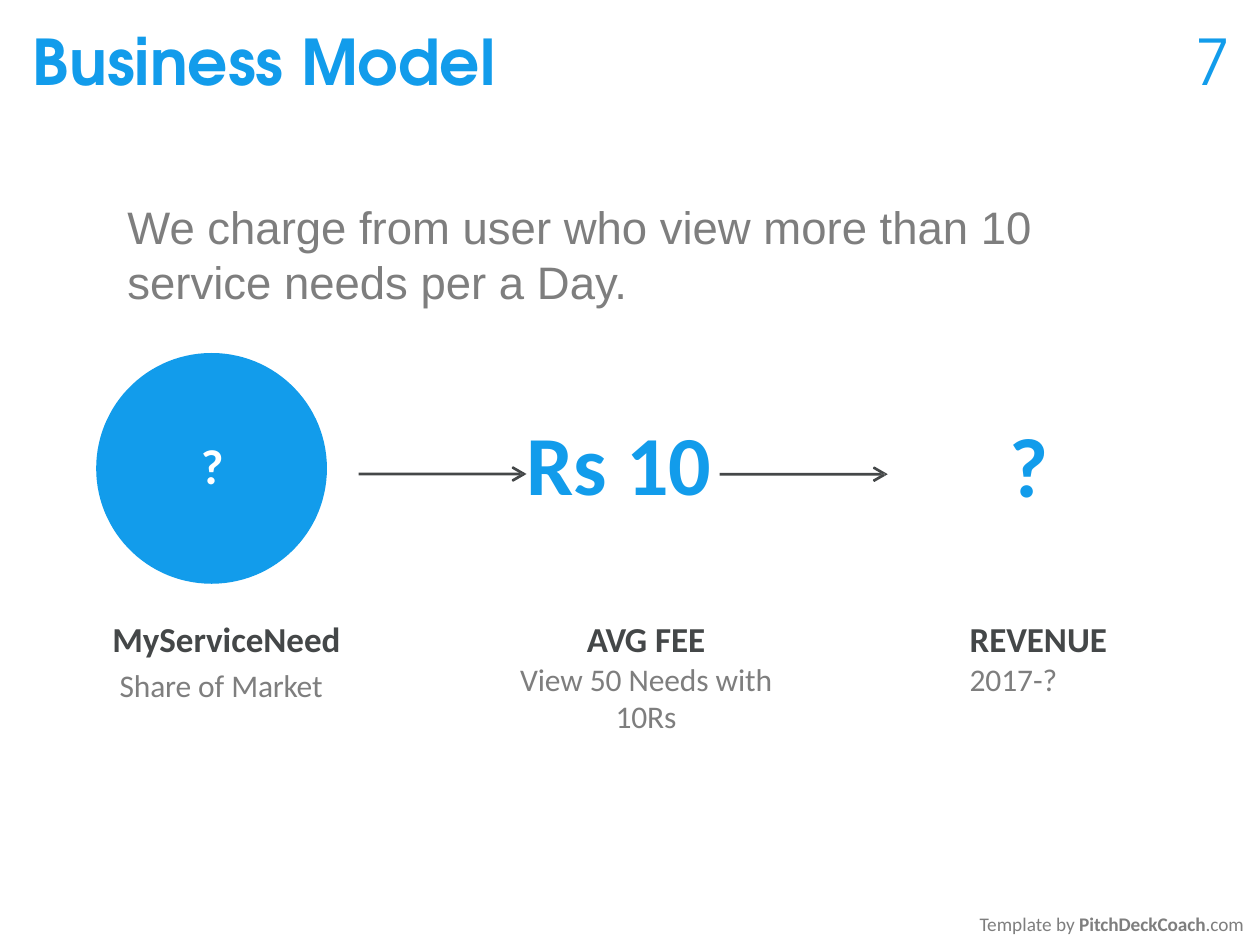
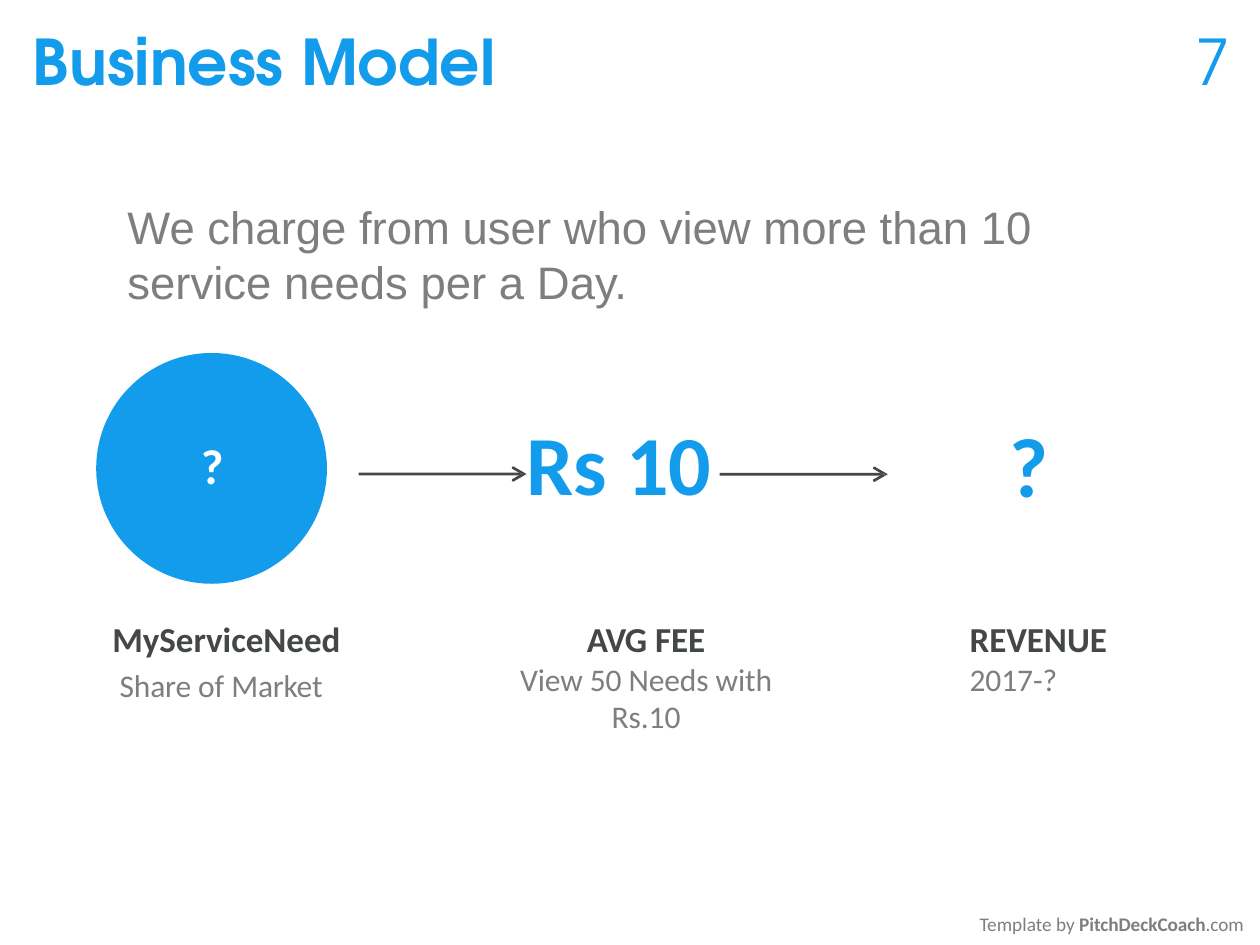
Before and after one commit to chaithu563/myserviceneed, a slide deck: slide 6 of service_images/startuppitch/myservicenned_pitch.pptx (slide 7 before the commit). Drawn at 1260x945 pixels with LibreOffice and Linux fonts; fonts in the diff are those of the drawing. Boxes give left, top, right and bottom in pixels: in the first picture for what was removed or moved away, otherwise in the second. Text is boxed around its words. In the diff, an @@ line names an element or a change of style, - is before the commit and + after.

```diff
--- a/service_images/startuppitch/myservicenned_pitch.pptx
+++ b/service_images/startuppitch/myservicenned_pitch.pptx
@@ text at (520, 669, 773, 728): text changed @@
-View 50 Needs with 10Rs
+View 50 Needs with Rs.10
```
Also in this commit, not shown: 3 other slides changed, 2 slides removed, 1 other file.
